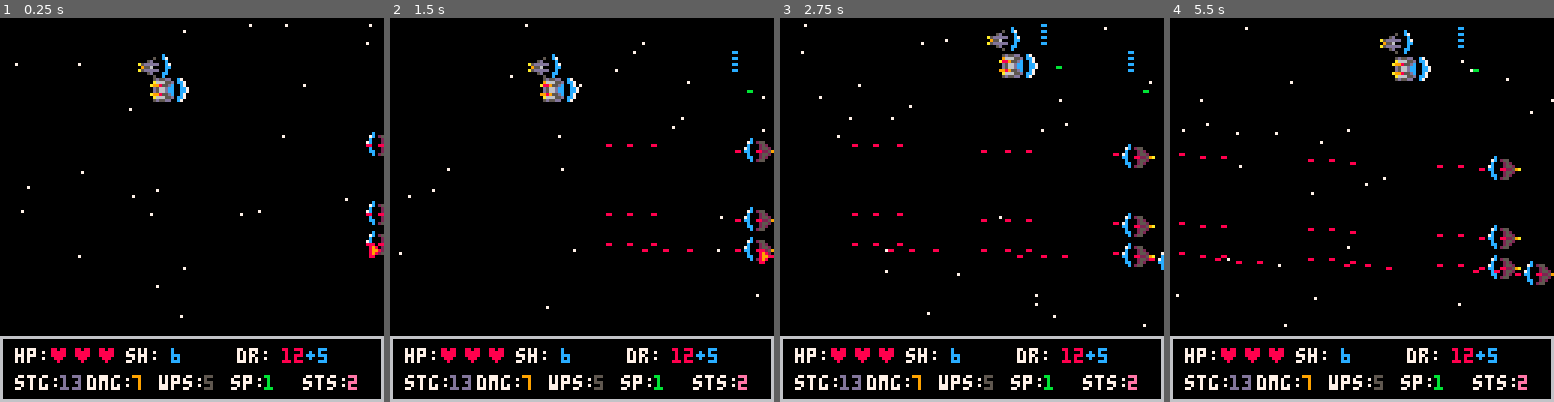
Above: before the commit, frames 1-4 (left to right).
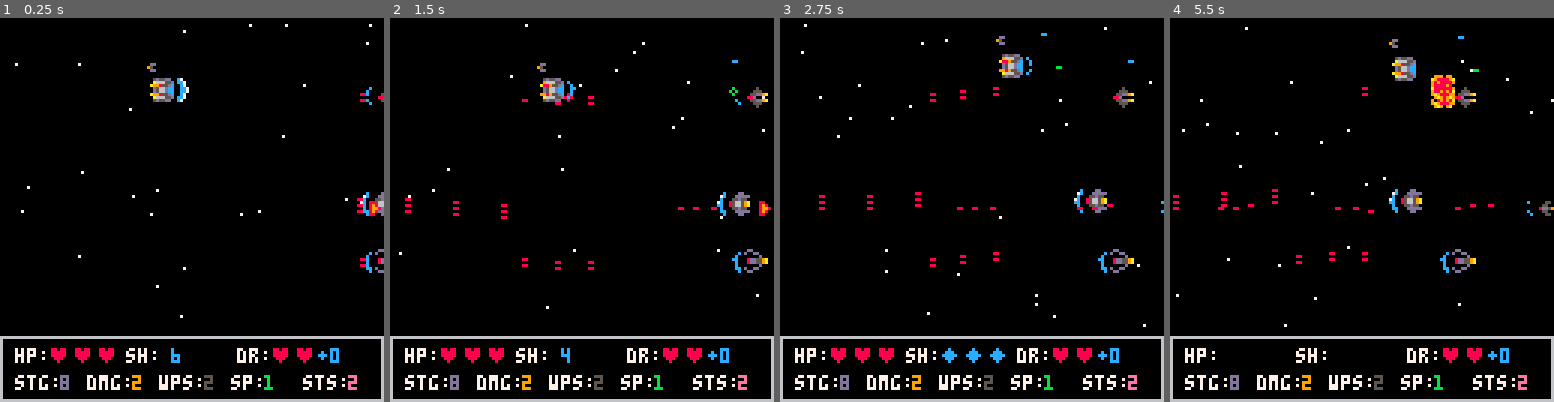
Above: after the commit, the same moments.

Repository: Scatenix/Void-Merchants
Game: PICO-8 cartridge void_merchants.p8
Two runs of this game, one before a commit and one after it. Both use one fixed random seed, a clock stepped at 60 frames per second and the inputs below.
Inputs:
- Up to frame 1 (0.25 s): no input
- Up to frame 2 (1.5 s): tap O (Z key) at 0.7 s
- Up to frame 3 (2.75 s): hold Right 1.6-2.1 s; tap O (Z key) at 1.7, 2.1, 2.5 s; hold Up 2.15-2.42 s; hold Right from 2.47 s (still down)
- Up to frame 4 (5.5 s): tap O (Z key) every 0.4 s from 2.9 to 5.3 s; release Right at 3.03 s; hold Left 3.08-3.58 s; hold Down 3.63-3.97 s; hold Right 4.02-4.68 s; hold Up 4.73-5.03 s; hold Left from 5.08 s (still down)

The runs differ from the first frame. In frame 1, 1.6% of the frame differs, in the area x 15-100%, y 9-97%; in frame 2, 2.8%; in frame 3, 3.3%; in frame 4, 4.2%, in the area x 0-100%, y 2-97%.

Commit message:
WIP: add Function to add Generic Enemies Calced by Lvl

Diff:
--- a/void_merchants.p8
+++ b/void_merchants.p8
@@ -27,13 +27,13 @@
 		enemys_max_y = 119
  	end
 
-	en_ship_t1_1()
-	en_ship_t1_1()
-	en_ship_t1_1()
-	en_ship_t1_1()
+	add_enemy(9)
+	add_enemy(10)
+	add_enemy(4)
+	add_enemy(7)
 
 	set_pl_ship_t1()
-	add_pl_drone(6)
+	add_pl_drone(1)
 end
 
 
@@ -108,7 +108,7 @@
 function draw_enemy_shots()
 	for shot in all(enemy_shots) do
 			line(shot[1], shot[2], shot[1]+1, shot[2], 8)
-			shot[1] -= 1 * shot[3] * 1.3
+			shot[1] -= 1 * shot[3] * 1
 		if shot[1] < 1 then
 			del(enemy_shots, shot)
 		end
@@ -127,7 +127,7 @@
 		enemy[1] -= 0.1 * enemy[11]
 
 		if enemy[1] - 4 > 127 then
-			spr(198, 119, enemy[2])
+			spr(199, 119, enemy[2])
 		end
 
 		-- this if is for the enemy_wobble
@@ -529,9 +529,63 @@
 enemy_shots = {}
 enemy_shot_cooldown = 0
 
+function add_enemy(lvl)
+	y = flr(rnd(enemys_max_y))
+	x = 127
+	htbx = get_enemy_htbx_skp_pxl_width(lvl)
+	htbx_skp_pxl = htbx[1]
+	htbx_wdth = htbx[2]
+
+	while enemy_colides_enemy(x, y, -1) do
+		x += 12
+	end
+
+	enemy = {}
+	--posx
+	enemy[1] = x
+	--posy
+	enemy[2] = y
+	--	h_sk_px
+	enemy[3] = htbx_skp_pxl
+	-- h_width
+	enemy[4] = htbx_wdth
+	-- sprite
+	enemy[5] = 199 + lvl
+	-- damage
+	enemy[6] = flr(10 * lvl * 0.1) + 1
+	-- life
+	enemy[7] = flr(20 * lvl * 0.1) + 1
+	-- shields
+	enemy[8] = flr(5.1 * lvl * 0.1 - 1) + 1
+	if enemy[8] > 5 then
+		enemy[8] = 5
+	end
+	-- weapons
+	enemy[9] = flr(lvl / 5) + 1
+	-- shot_spee
+	enemy[10] = flr(lvl / 5) + 1
+	-- speed
+	enemy[11] = flr(lvl / 5) + 1
+	-- value
+	enemy[12] = lvl
+	--wobble
+	enemy[13] = flr(lvl / 5) + 1
+	--wobble state (1;-1)
+	enemy[14] = 1
+	-- original y
+	enemy[15] = enemy[2]
+	--wobble counter
+	enemy[16] = 0
+	--id
+	enemy[17] = #enemys+1
+
+	add(enemys, enemy)
+end
+
 function en_ship_t1_1()
 	y = flr(rnd(enemys_max_y))
 	x = 127
+	htbx = get_enemy_htbx_skp_pxl_width(lvl)
 	htbx_skp_pxl = 2
 	htbx_wdth = 5
 
@@ -579,11 +633,29 @@
 	add(enemys, enemy)
 end
 
+function get_enemy_htbx_skp_pxl_width(lvl)
+	if tier == 1 or 3 or 11 then
+ 	return {0, 7}
+ end
+ if tier == 2 or 8 or 9 or 10 or 12 or 14 or 20 then
+ 	return {0, 8}
+ end
+ if tier == 4 or 5 or 6 then
+ 	return {2, 5}
+ end
+ if tier == 7 or 13 or 15 or 16 or 17 or 19 then
+ 	return {1, 7}
+ end
+ if tier == 18 then
+ 	return {1, 6}
+	end
+end
+
 function enemy_shoot()
 	if enemy_shot_cooldown == 6 or enemy_shot_cooldown == 12 or enemy_shot_cooldown == 18 then
 		for enemy in all(enemys) do
 
-			shot_mask = get_shot_mask(pl_ship_weapons)
+			shot_mask = get_shot_mask(enemy[9])
 
 			sfx(5)
 
@@ -595,7 +667,7 @@
 			end
 		end
 	end
-	if enemy_shot_cooldown == 36 then
+	if enemy_shot_cooldown == 44 then
 		enemy_shot_cooldown = 0
 	end
 	enemy_shot_cooldown += 1
@@ -905,13 +977,13 @@
 000000022222222222222ee220000000005555555555550000ee888eeeeeee0003b3b0000e200e20090999000001100000044000000000000000000000000000
 000000000222222222eeee80000000000005555555555000000eeeeeeeeee00000000000000000e2000000000000000000000000000000000000000000000000
 00000000000022222888000000000000000005555550000000000eeeeee000000000000000000e20000000000000000000000000000000000000000000000000
-0000000000000000000000000000000000000000000000000000000000000000006000000006000000660000000000000000000000000000000000000000d000
-00000000000000000000000000000000000000000000000000000000000000000859a00000859a000869a000000000000000000000000000000050000005d000
-00000000000000000000000000000000000000000000000000008800000008000060000000060000006600000005500000055000000d00000005550000ddd500
-0000000000000000000000000000000000000000000000000000898000000880000000000000060000000000005500000055550055dd9a000055dd9a085d559a
-0000000000000000000000000000000000000000000000000000899800000088000060000000859a0000660008dd59a00880d9a00885d000088d0000085d559a
-0000000000000000000000000000000000000000000000000000898000000880000859a006000600000869a0005500000055550055dd9a000055dd9a00ddd500
-000000000000000000000000000000000000000000000000000088000000080000006000859a0000000066000005500000055000000d0000000555000005d000
+0000000000000000000000000000000000000000000000000000000000000000006000000006000000dd0000000000000000000000000000000000000000d000
+00000000000000000000000000000000000000000000000000000000000000000859a00000859a000859a000000000000000000000000000000050000005d000
+0000000000000000000000000000000000000000000000000000000000008800006000000006000000dd00000005500000055000000d00000005550000ddd500
+0000000000000000000000000000000000000000000000000000000000008980000000000000060000000000005500000055550055dd9a000055dd9a085d559a
+0000000000000000000000000000000000000000000000000000000000008998000060000000859a0000dd0008dd59a00880d9a00885d000088d0000085d559a
+0000000000000000000000000000000000000000000000000000000000008980000859a006000600000859a0005500000055550055dd9a000055dd9a00ddd500
+000000000000000000000000000000000000000000000000000000000000880000006000859a00000000dd000005500000055000000d0000000555000005d000
 0000000000000000000000000000000000000000000000000000000000000000000000000600000000000000000000000000000000000000000050000000d000
 0dd00000000dd0000020000000020000002200000000200000000000000000000000000000000000000000000000022000000000000000000000000000000000
 d00dd00000ddddd00859a00000859a000829a0000002d0000000500025500000022500000000d2220055dd0000dd222000000000000000000000000000000000
